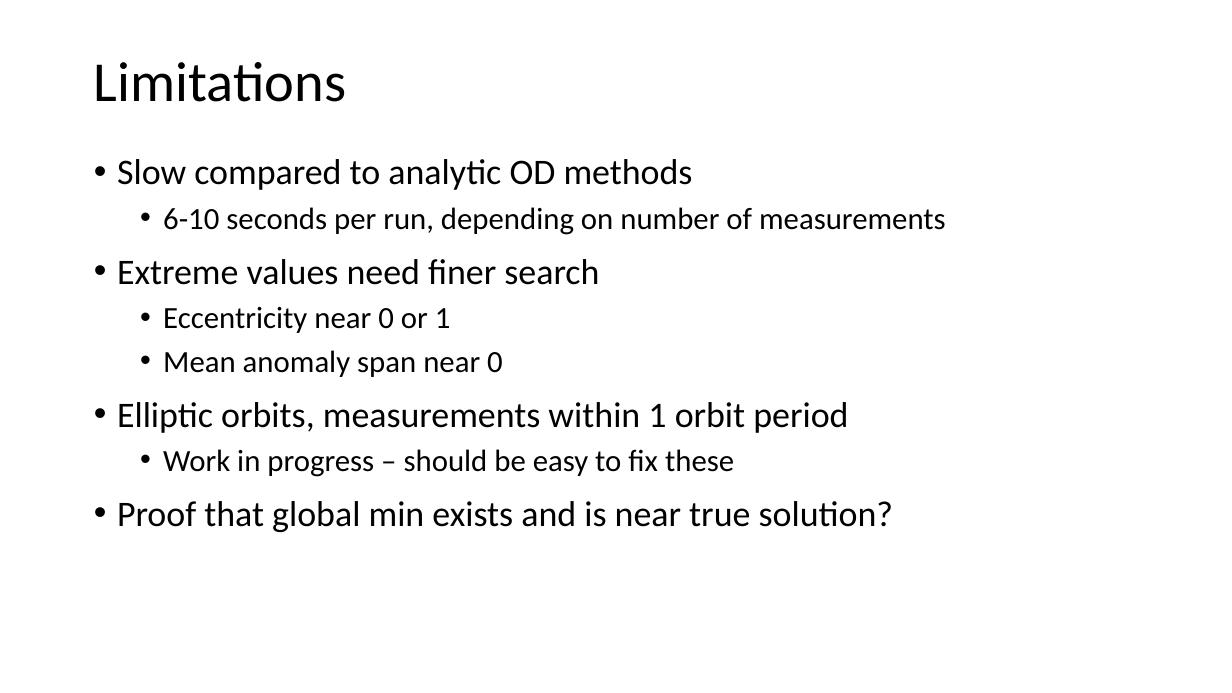
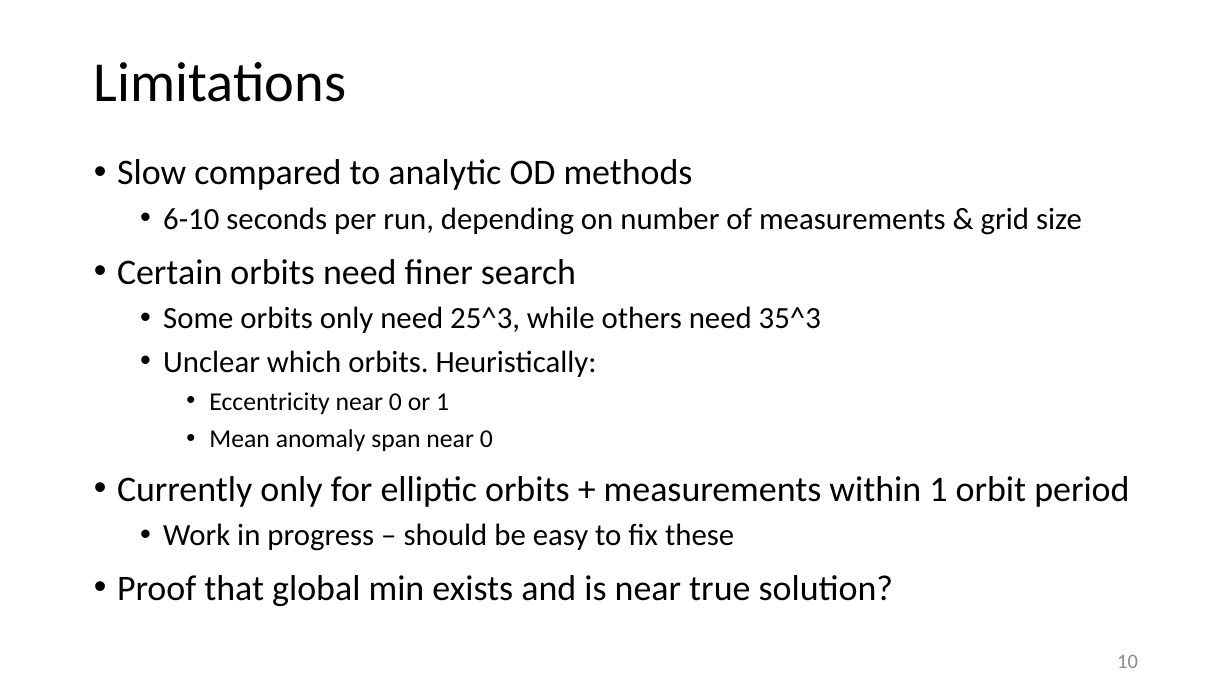
Before and after one commit to TigerHou2/xnav, a slide deck: slide 10 of Presentations/2021-07-12.pptx (slide 9 before the commit). Drawn at 1232x693 pixels with LibreOffice and Linux fonts; fonts in the diff are those of the drawing. Boxes give left, top, right and bottom in pixels: in the first picture for what was removed or moved away, otherwise in the second. Text is boxed around its words. In the diff, an @@ line names an element or a change of style, - is before the commit and + after.

```diff
--- a/Presentations/2021-07-12.pptx
+++ b/Presentations/2021-07-12.pptx
@@ text at [117, 207, 1082, 377]: text changed @@
-  • 6-10 seconds per run, depending on number of measurements
-• Extreme values need finer search
+  • 6-10 seconds per run, depending on number of measurements & grid size
+• Certain orbits need finer search
+  • Some orbits only need 25^3, while others need 35^3
+  • Unclear which orbits. Heuristically:
@@ text at [209, 392, 493, 451]: size 24 to 20 pt in "Eccentricity near 0 or 1", "Mean anomaly span near 0"; list level 2 to 3 in "Eccentricity near 0 or 1"; list level 2 to 3 in "Mean anomaly span near 0" @@
@@ text at [117, 476, 1129, 507]: text changed @@
-• Elliptic orbits, measurements within 1 orbit period
+• Currently only for elliptic orbits + measurements within 1 orbit period
@@ page number added at [1117, 655, 1138, 668], 16 pt, text #8C8C8C @@
+10
```
Also in this commit, not shown: 11 other slides changed, 4 slides added, 3 other files.
